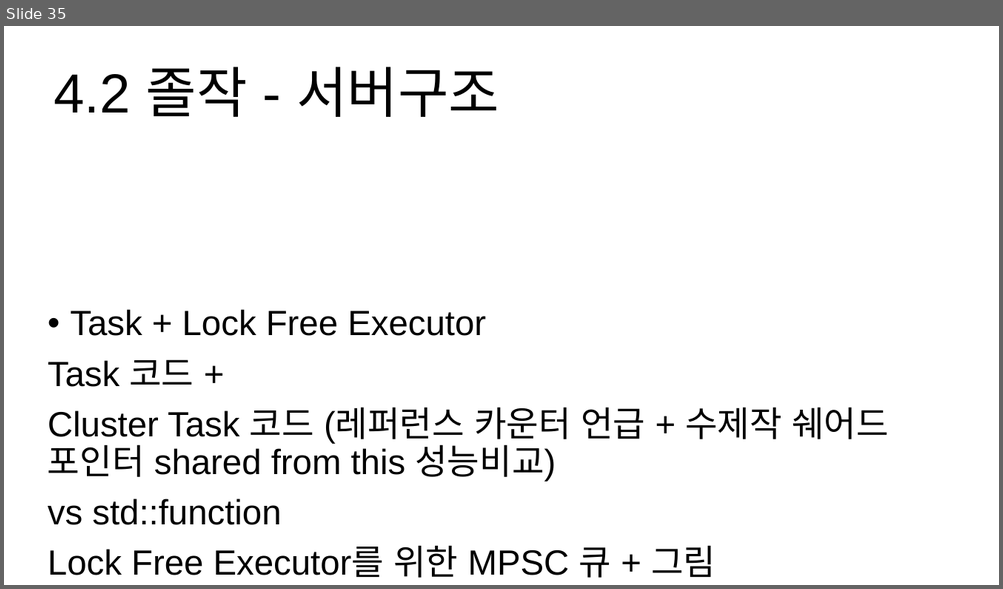
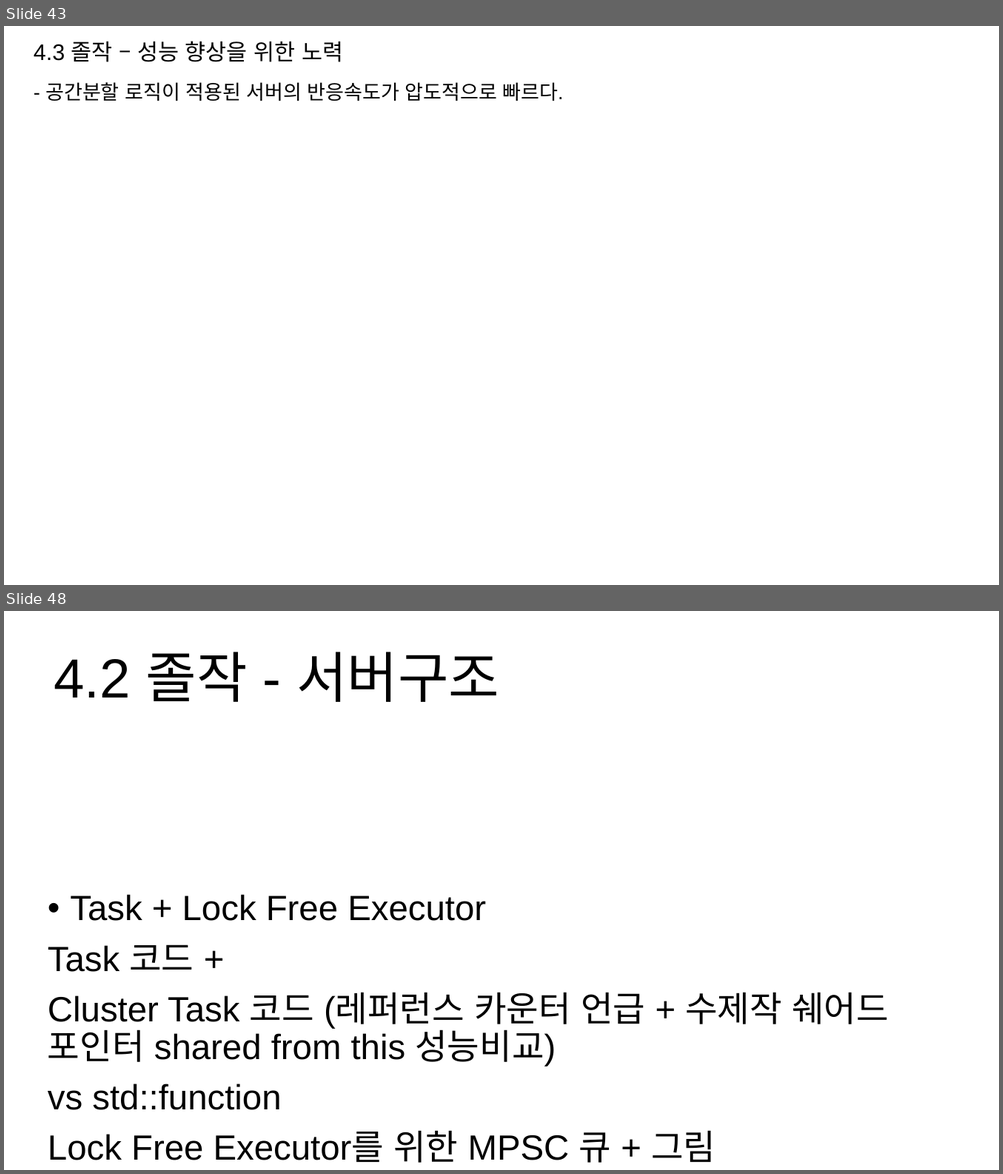
Before and after one commit to hypernagox/FYP_Evergreen, a slide deck: 포트폴리오/서버_최재혁/포트폴리오.pptx. Shown one above the other, each under a label of ours: slide 35 before the commit, slides 43 and 48 after it; the slides between them are not shown. The pictures are 1003x589 and 1003x1174 pixels, drawn with LibreOffice and Linux fonts; fonts in the diff are those of the drawing. Boxes give left, top, right and bottom in pixels: in the first picture for what was removed or moved away, otherwise in the second. Text is boxed around its words. In the diff, an @@ line names an element or a change of style, - is before the commit and + after.

```diff
--- a/포트폴리오/서버_최재혁/포트폴리오.pptx
+++ b/포트폴리오/서버_최재혁/포트폴리오.pptx
@@ slide 43 added at [4, 26, 999, 585], background #FFFFFF @@
@@ text added at [34, 41, 343, 62], 18 pt, text #000000 @@
+4.3 졸작 – 성능 향상을 위한 노력
@@ title added at [45, 82, 563, 101], 16 pt, text #000000 @@
+- 공간분할 로직이 적용된 서버의 반응속도가 압도적으로 빠르다.
@@ what was slide 35 is now slide 48 @@
```
Also in this commit, not shown: 3 slides changed, 12 other slides added, 8 other files.
